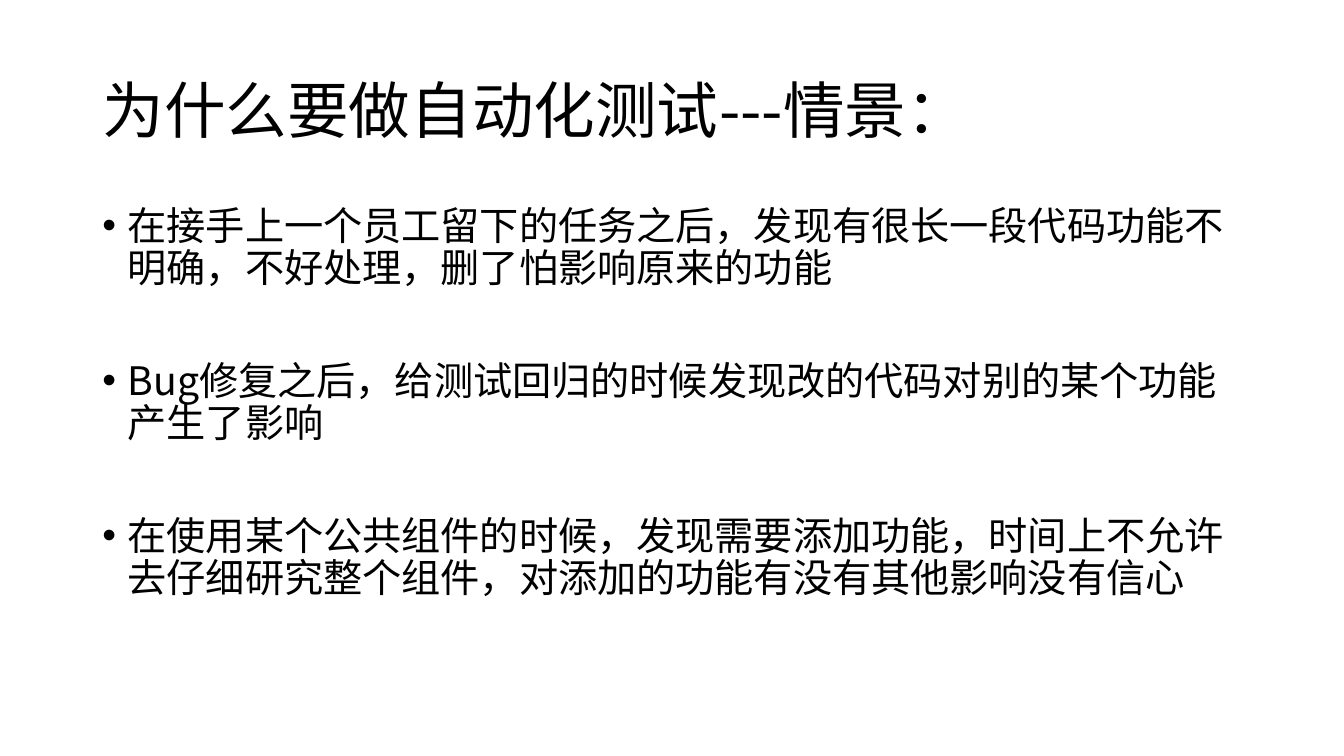
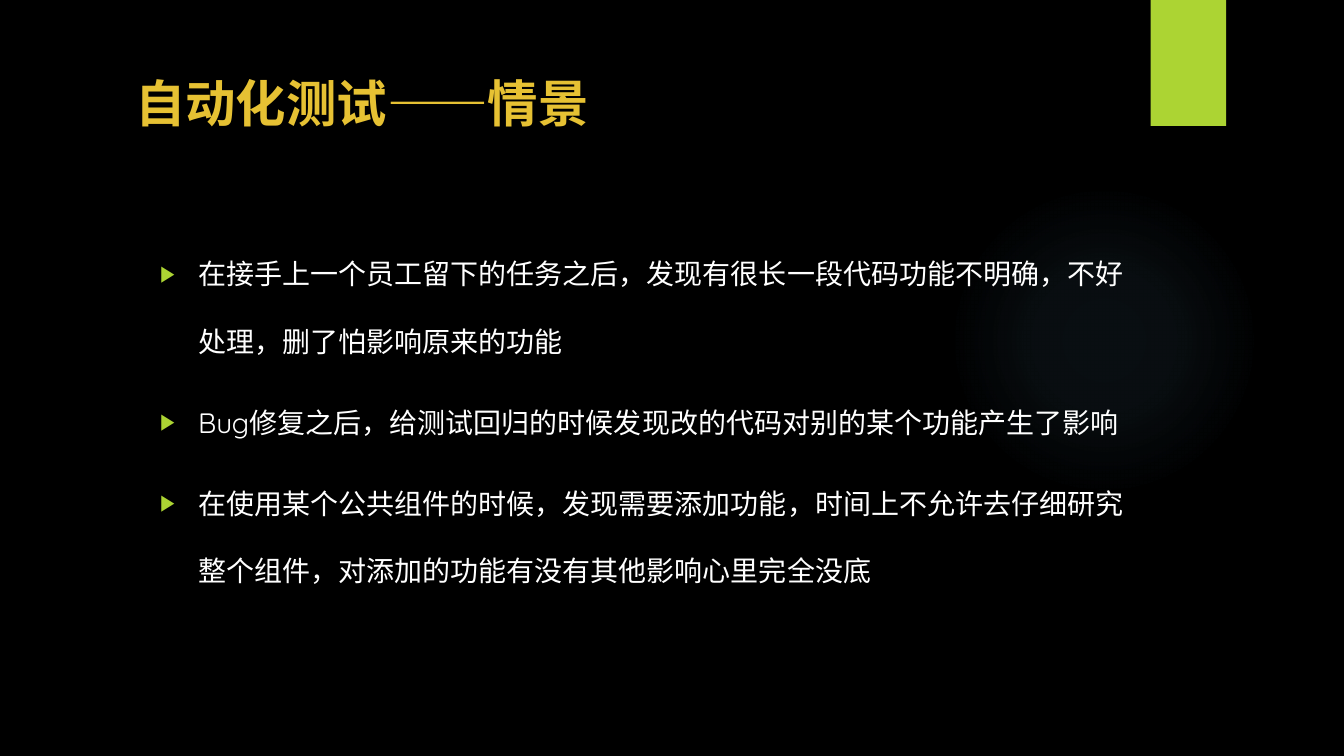
Before and after one commit to WangEbo/auto-test, a slide deck: slide 3 of 王博书的分享/自动化测试.pptx. Drawn at 1344x756 pixels with LibreOffice and Linux fonts; fonts in the diff are those of the drawing; background and template pictures are left out. Boxes give left, top, right and bottom in pixels: in the first picture for what was removed or moved away, otherwise in the second. Text is boxed around its words. In the diff, an @@ line names an element or a change of style, - is before the commit and + after.

```diff
--- a/王博书的分享/自动化测试.pptx
+++ b/王博书的分享/自动化测试.pptx
@@ background #FFFFFF to picture (left out) @@
@@ rectangle added at (1150, 0, 1226, 126), fill #ACD433 @@
@@ title "自动化测试——情景" at (135, 79, 589, 127): vertical alignment middle to top @@
@@ title at (135, 79, 589, 127): text changed; size 44 to 36 pt; text colour #000000 to #E6C133; bold on @@
-为什么要做自动化测试---情景：
+自动化测试——情景
@@ ellipse added at (949, 185, 1259, 495), fill gradient #7AC4F0 @@
@@ text "在接手上一个员工留下的任务之后，发现有很长一段代码功能不明确，不好处理，删了怕影响原来的功能": place and size @@
-text "在接手上一个员工留下的任务之后，发现有很长一段代码功能不明确，不好处理，删了怕影响原来的功能" at (128, 207, 1224, 596)
+text "在接手上一个员工留下的任务之后，发现有很长一段代码功能不明确，不好处理，删了怕影响原来的功能" at (198, 260, 1123, 584)
@@ text at (198, 260, 1123, 439): size 28 to 20 pt, font Noto Sans CJK SC to Quicksand, text colour #000000 to #FFFFFF in "在接手上一个员工留下的任务之后，发现有很长一段代码功能不明确，不好处理，删了怕影响原来的功能", "Bug修复之后，给测试回归的时候发现改的代码对别的某个功能产生了影响"; bullet • to ▶; line spacing 0.9 to 48pt @@
@@ text at (198, 490, 1123, 584): text changed; size 28 to 20 pt; font Noto Sans CJK SC to Quicksand; text colour #000000 to #FFFFFF @@
-• 在使用某个公共组件的时候，发现需要添加功能，时间上不允许去仔细研究整个组件，对添加的功能有没有其他影响没有信心
+▶ 在使用某个公共组件的时候，发现需要添加功能，时间上不允许去仔细研究整个组件，对添加的功能有没有其他影响心里完全没底
```
Also in this commit, not shown: 11 other slides changed, 1 slide added, 1 slide removed.
